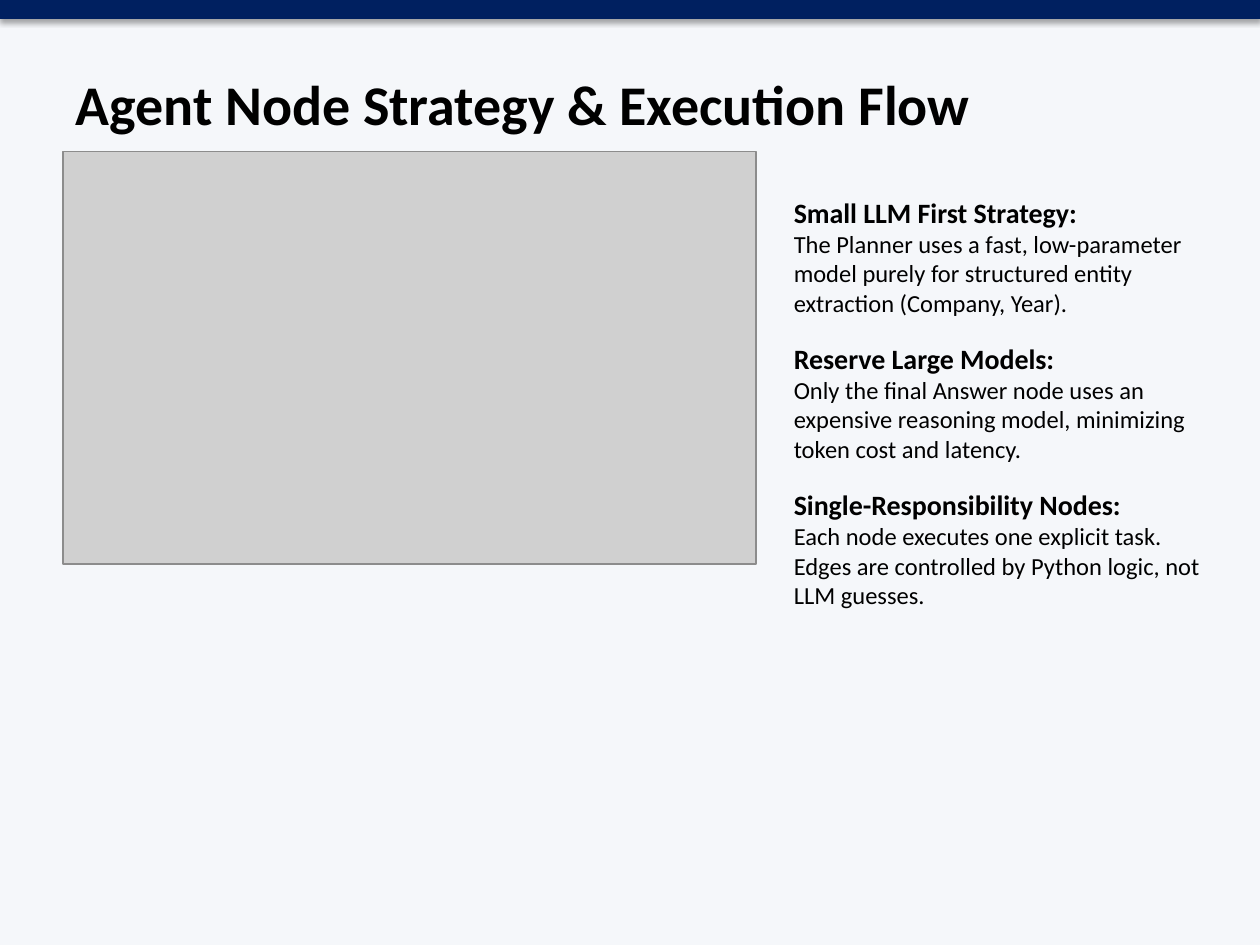
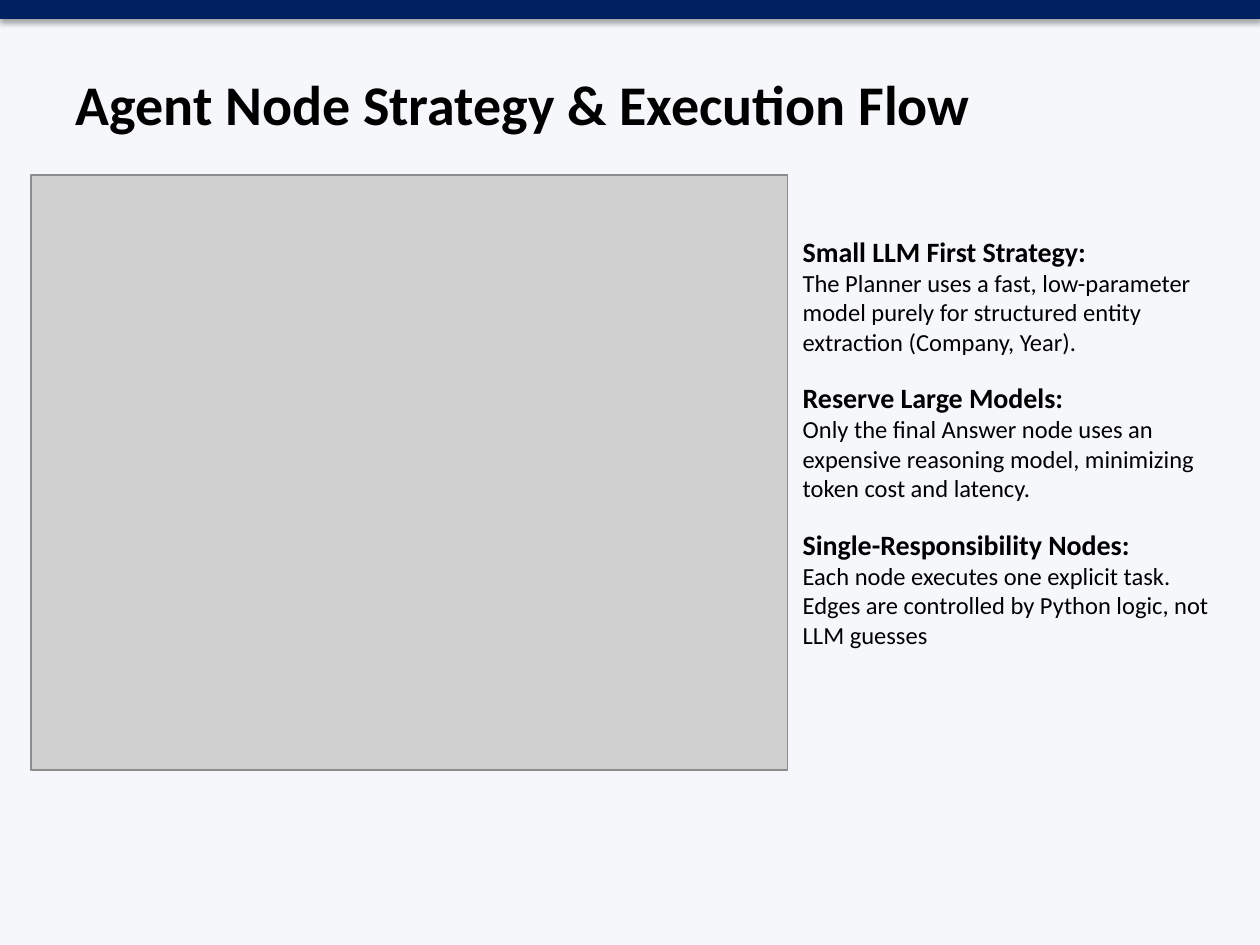
Before and after one commit to vendroid7/agentic-rag, a slide deck: slide 5 of Agentic_RAG .pptx. Drawn at 1260x945 pixels with LibreOffice and Linux fonts; fonts in the diff are those of the drawing; grey boxes stand for pictures. Boxes give left, top, right and bottom in pixels: in the first picture for what was removed or moved away, otherwise in the second. Text is boxed around its words. In the diff, an @@ line names an element or a change of style, - is before the commit and + after.

```diff
--- a/Agentic_RAG .pptx
+++ b/Agentic_RAG .pptx
@@ picture: place and size @@
-picture at <box>63,151,756,564</box>
+picture at <box>32,175,788,770</box>
@@ text "Small LLM First Strategy:": place and size @@
-text "Small LLM First Strategy:" at <box>794,203,1199,609</box>
+text "Small LLM First Strategy:" at <box>803,242,1208,649</box>
@@ text at <box>803,568,1208,649</box>: text changed @@
-Each node executes one explicit task. Edges are controlled by Python logic, not LLM guesses.
+Each node executes one explicit task. Edges are controlled by Python logic, not LLM guesses
```
Also in this commit, not shown: 8 other slides changed, 1 slide added.
